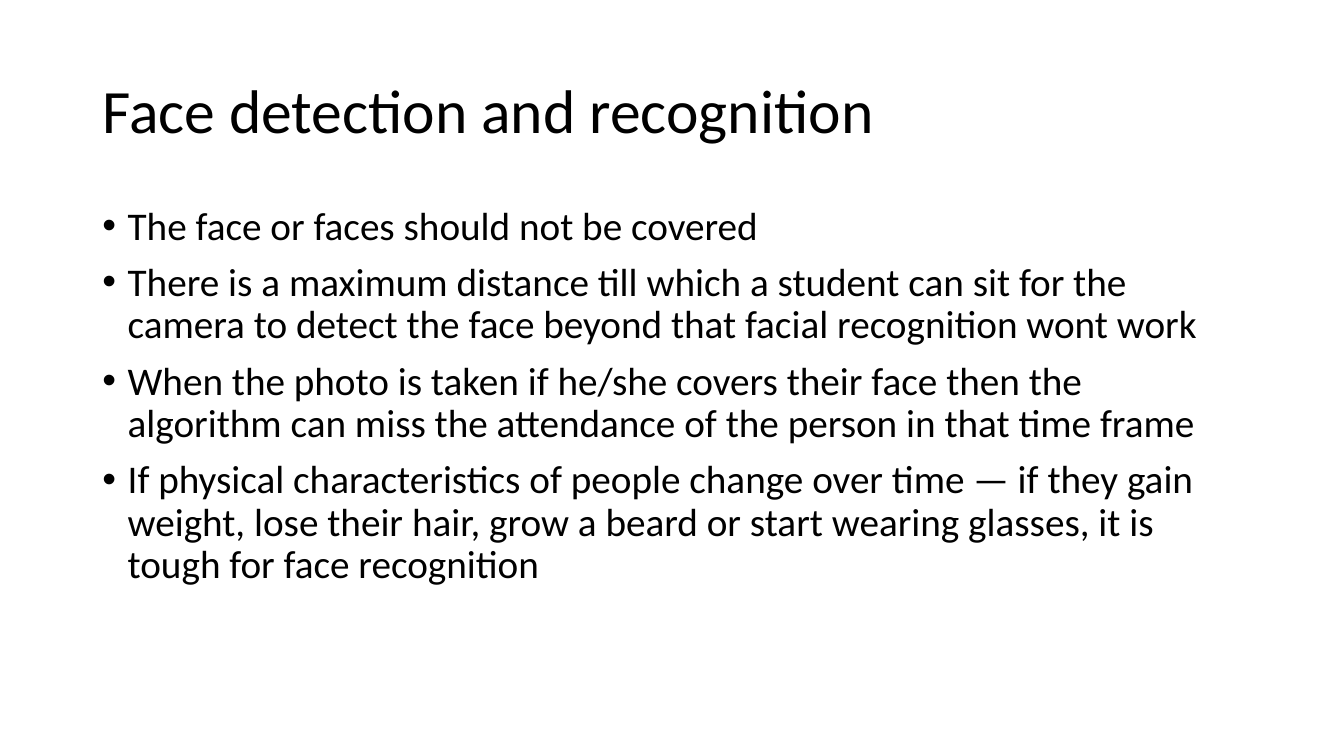
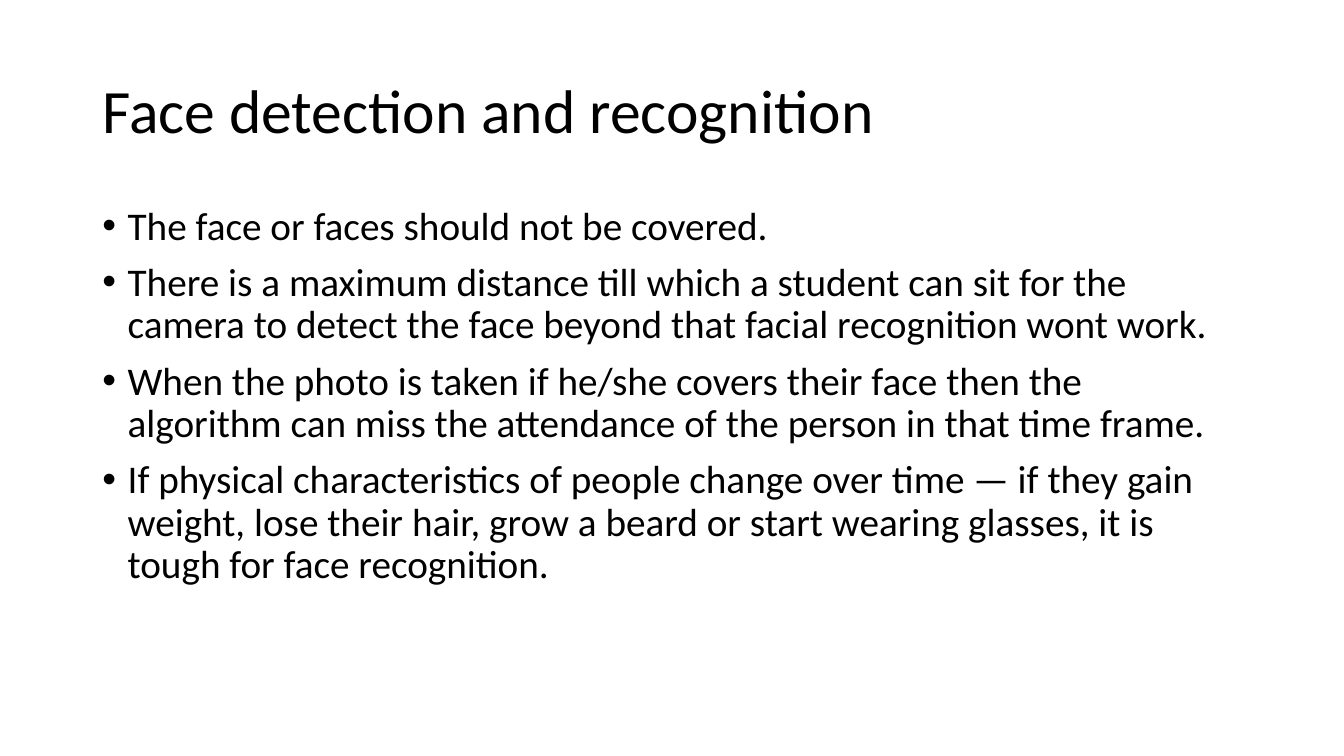
Before and after one commit to Chandru-crypted/Attendance_system_using_facial_recognition, a slide deck: slide 28 of DOCS/PPT's/Problem statement.pptx (slide 31 before the commit). Drawn at 1344x756 pixels with LibreOffice and Linux fonts; fonts in the diff are those of the drawing. Boxes give left, top, right and bottom in pixels: in the first picture for what was removed or moved away, otherwise in the second. Text is boxed around its words. In the diff, an @@ line names an element or a change of style, - is before the commit and + after.

```diff
--- a/DOCS/PPT's/Problem statement.pptx
+++ b/DOCS/PPT's/Problem statement.pptx
@@ text at [128, 212, 1207, 585]: text changed @@
-• The face or faces should not be covered
-• There is a maximum distance till which a student can sit for the camera to detect the face beyond that facial recognition wont work
-• When the photo is taken if he/she covers their face then the algorithm can miss the attendance of the person in that time frame
-• If physical characteristics of people change over time — if they gain weight, lose their hair, grow a beard or start wearing glasses, it is tough for face recognition
+• The face or faces should not be covered.
+• There is a maximum distance till which a student can sit for the camera to detect the face beyond that facial recognition wont work.
+• When the photo is taken if he/she covers their face then the algorithm can miss the attendance of the person in that time frame.
+• If physical characteristics of people change over time — if they gain weight, lose their hair, grow a beard or start wearing glasses, it is tough for face recognition.
```
Also in this commit, not shown: 5 other slides changed, 7 slides added, 4 slides removed, 5 other files.
